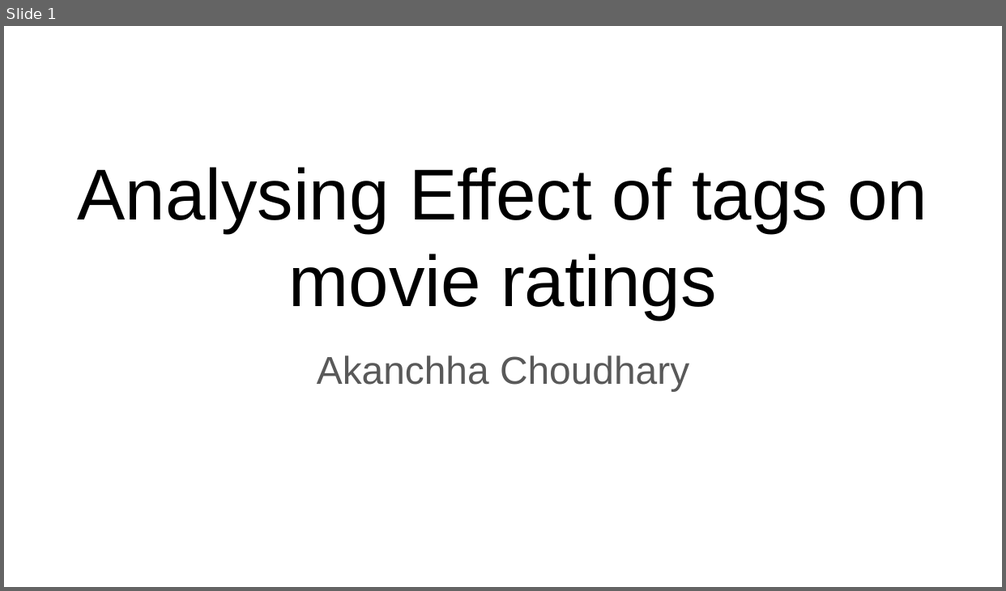
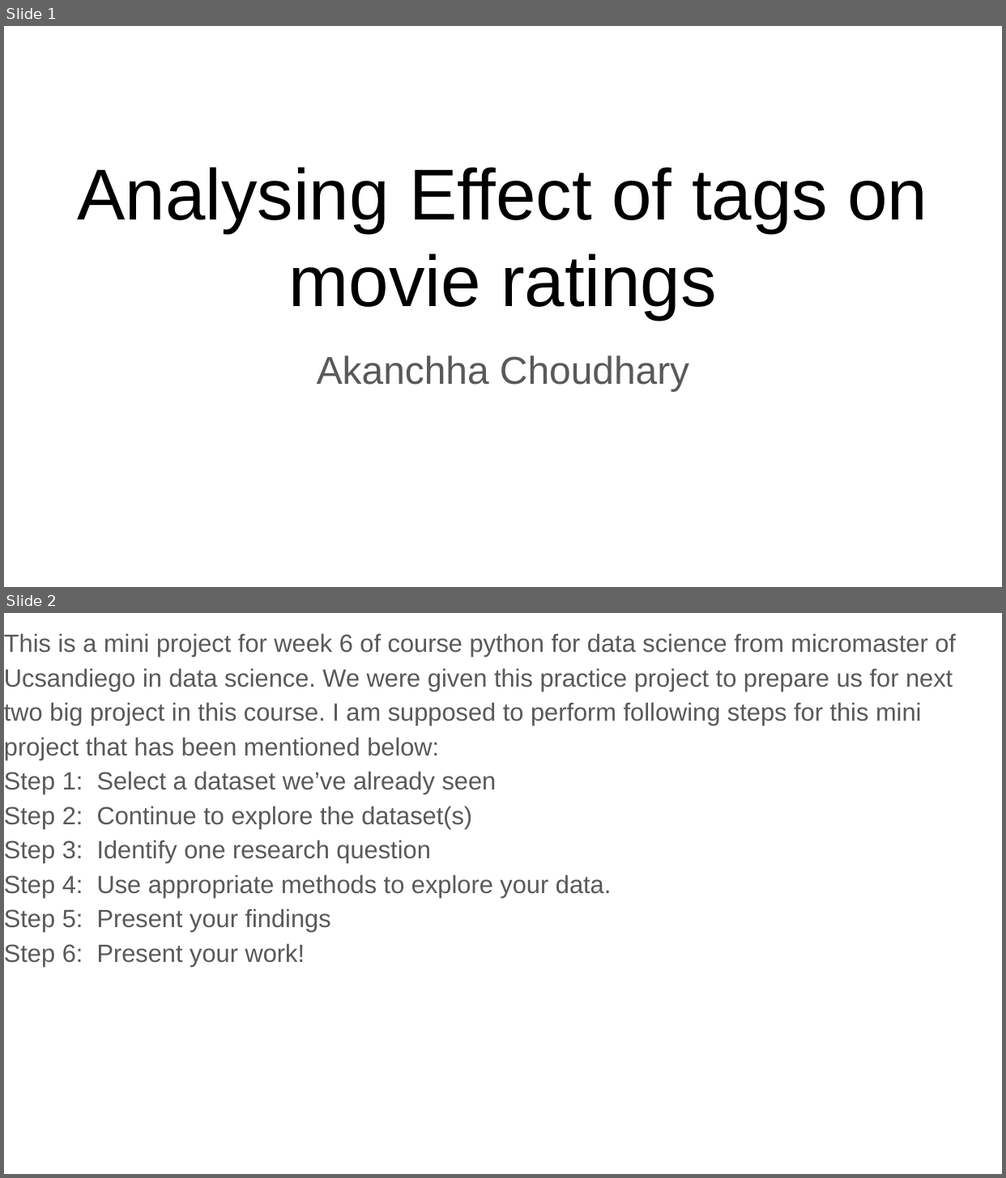
Before and after one commit to AkanchhaChoudhary/UCSanDiegoX-s-Data-Science-MicroMasters, a slide deck: Python_for_Data_Science/week-6/Copy of DSE 200X_ Mini Project Presentation Template.pptx. Shown one above the other, each under a label of ours: slide 1 before the commit, slides 1 and 2 after it. The pictures are 1006x591 and 1006x1178 pixels, drawn with LibreOffice and Linux fonts; fonts in the diff are those of the drawing. Boxes give left, top, right and bottom in pixels: in the first picture for what was removed or moved away, otherwise in the second. Text is boxed around its words. In the diff, an @@ line names an element or a change of style, - is before the commit and + after.

```diff
--- a/Python_for_Data_Science/week-6/Copy of DSE 200X_ Mini Project Presentation Template.pptx
+++ b/Python_for_Data_Science/week-6/Copy of DSE 200X_ Mini Project Presentation Template.pptx
@@ slide 2 added at [4,613,1002,1174], background #FFFFFF @@
@@ text added at [4,633,956,966], 18 pt, text #595959 @@
+This is a mini project for week 6 of course python for data science from micromaster of Ucsandiego in data science. We were given this practice project to prepare us for next two big project in this course. I am supposed to perform following steps for this mini project that has been mentioned below:
+Step 1: Select a dataset we’ve already seen
+Step 2: Continue to explore the dataset(s)
+Step 3: Identify one research question
+Step 4: Use appropriate methods to explore your data.
+Step 5: Present your findings
+Step 6: Present your work!
```
Also in this commit, not shown: 1 slide changed, 10 other slides added, 5 slides removed, 4 other files.
